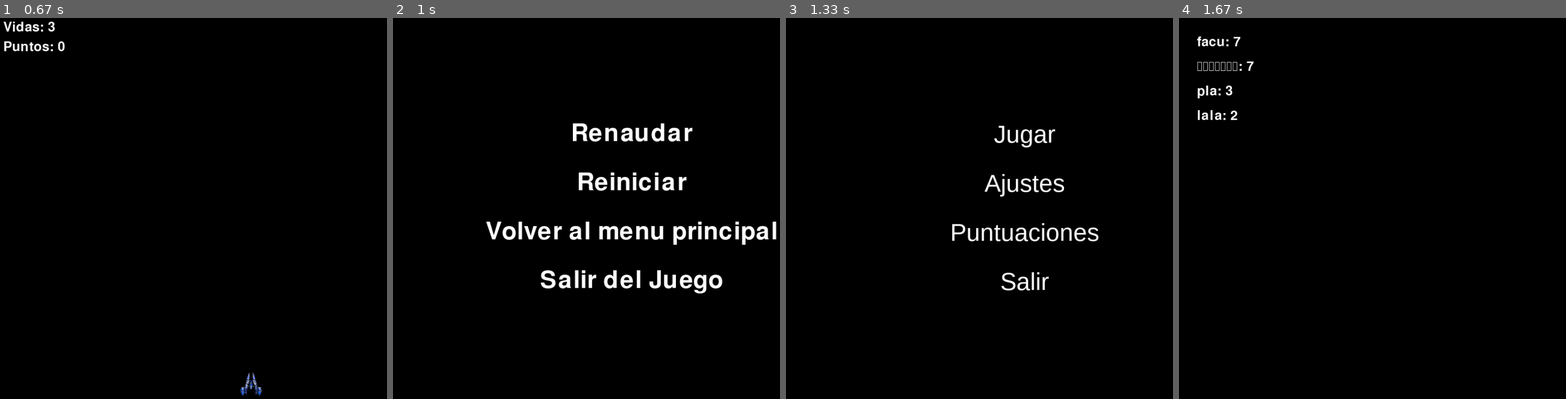
Above: before the commit, frames 1-4 (left to right).
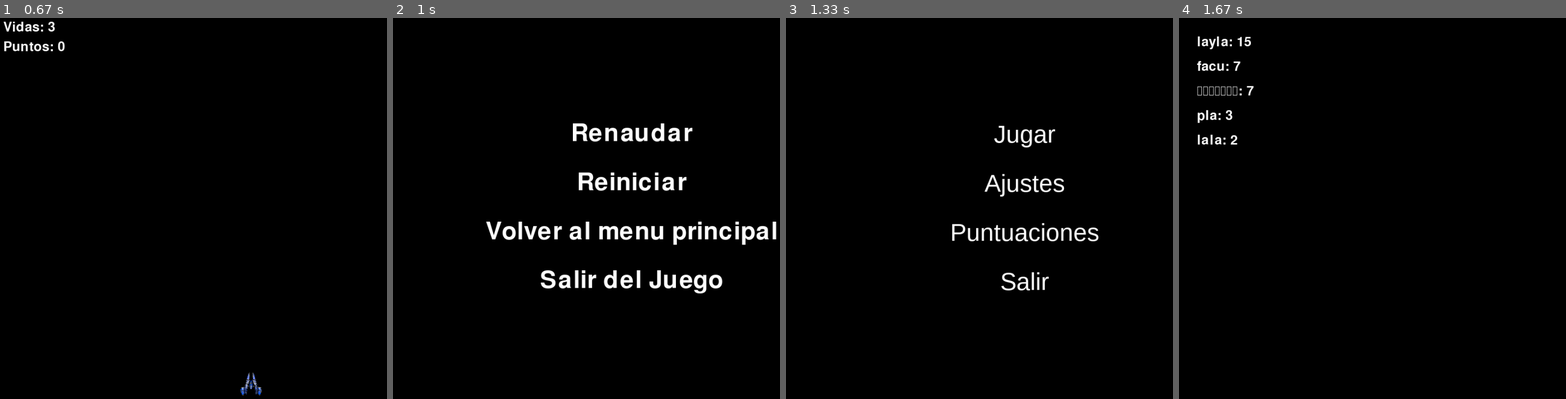
Above: after the commit, the same moments.

Repository: Facuestiga/estigarribia_facundo_pygame_final
Game: pygame game, started from main.py
The game is run twice, just before and just after one commit, with the same random seed, the same clock (stepped at 60 frames per second) and the same inputs.
Inputs (mouse positions are in pixels of both pictures, inside the frame that each line leads up to):
- Up to frame 1 (0.67 s): click "Jugar" at 0.38 s
- Up to frame 2 (1 s): tap P at 0.67 s
- Up to frame 3 (1.33 s): click (1025, 231) at 1.05 s
- Up to frame 4 (1.67 s): click "Puntuaciones" at 1.38 s

Frames 1-3 are identical in both runs. In frame 4, 0.9% of the frame differs, in the area x 4-20%, y 4-34%.

Commit message:
add freq of enemies

Diff:
--- a/game.py
+++ b/game.py
@@ -217,6 +217,10 @@
             self.tiempo_pasado += tiempo_transcurrido
             self.tiempo_pasado_items  += tiempo_transcurrido
 
+            if self.nivel == 2:
+                self.tiempo_entre_enemigos = 400
+            elif self.nivel == 3:
+                self.tiempo_entre_enemigos = 370
 
             if self.tiempo_pasado > self.tiempo_entre_enemigos:
                 self.spawn_enemigo()
--- a/puntuaciones.json
+++ b/puntuaciones.json
@@ -14,5 +14,9 @@
     {
         "nombre": "lala",
         "puntos": 2
+    },
+    {
+        "nombre": "layla",
+        "puntos": 15
     }
 ]
